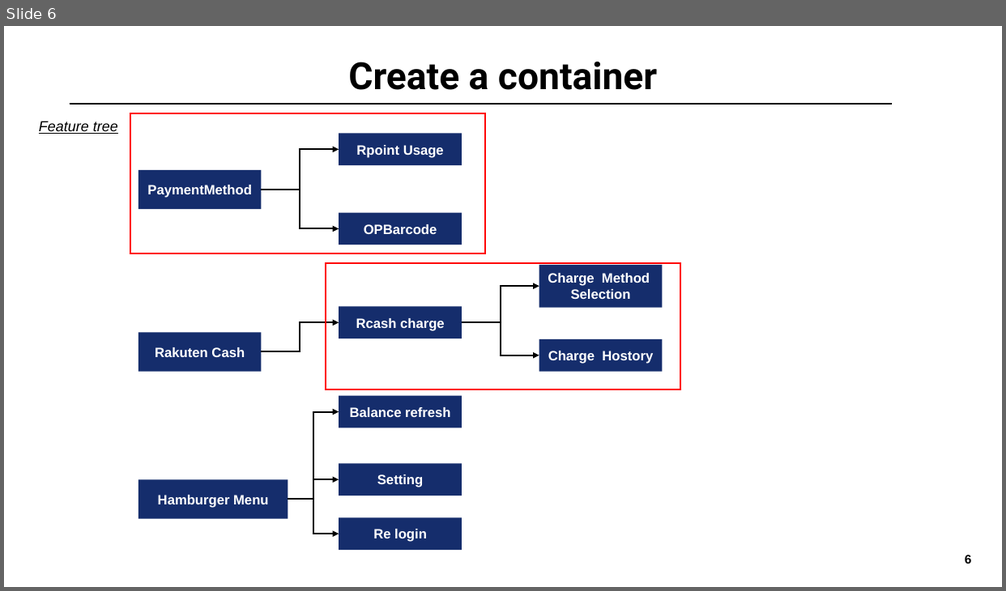
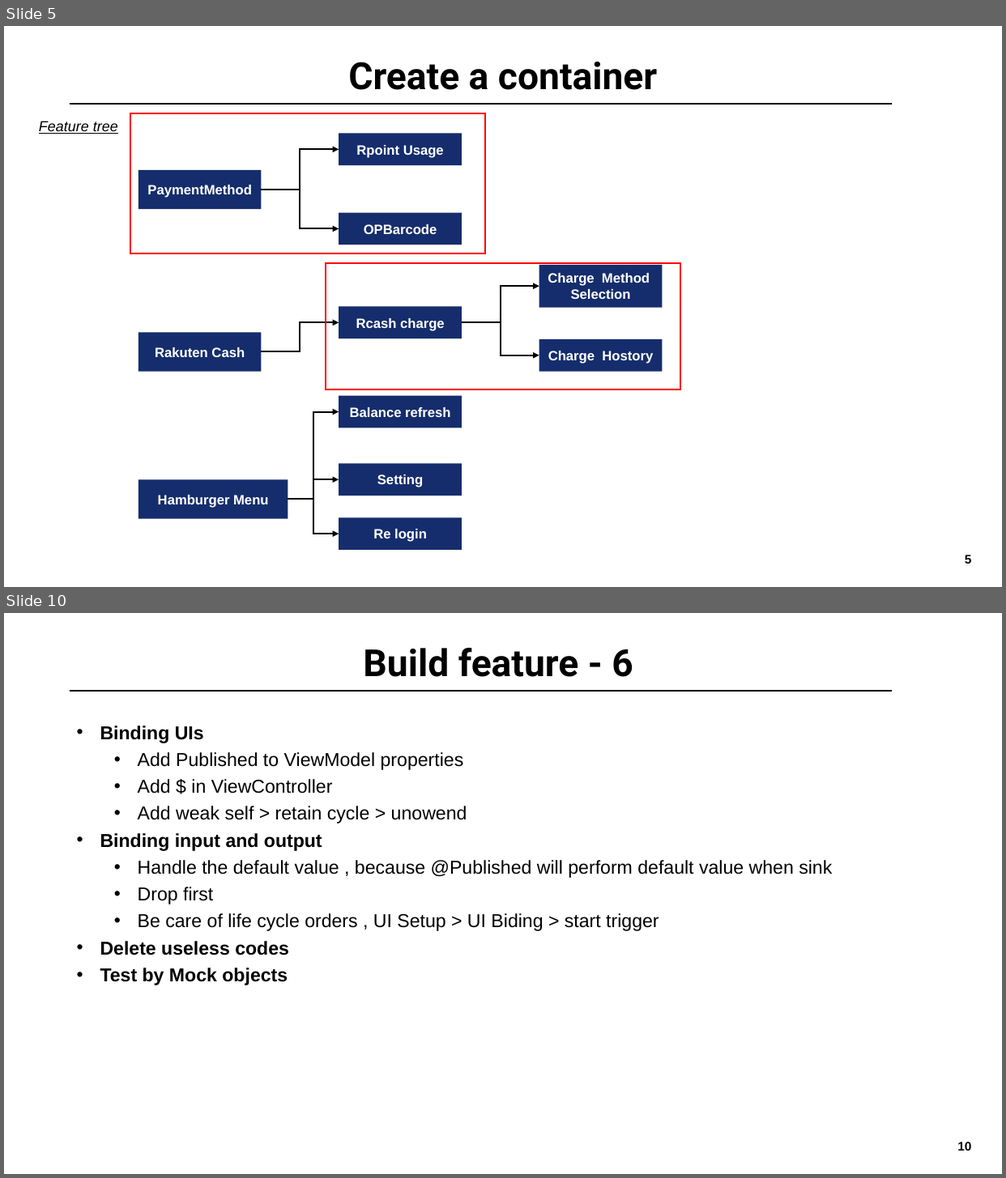
Before and after one commit to ck2shine/MVVMC-Sample, a slide deck: MVVM-Clean-Migration/Guidence.pptx. Shown one above the other, each under a label of ours: slide 6 before the commit, slides 5 and 10 after it; the slides between them are not shown. The pictures are 1006x591 and 1006x1178 pixels, drawn with LibreOffice and Linux fonts; fonts in the diff are those of the drawing; background and template pictures are left out. Boxes give left, top, right and bottom in pixels: in the first picture for what was removed or moved away, otherwise in the second. Text is boxed around its words. In the diff, an @@ line names an element or a change of style, - is before the commit and + after.

```diff
--- a/MVVM-Clean-Migration/Guidence.pptx
+++ b/MVVM-Clean-Migration/Guidence.pptx
@@ slide 10 added at <box>4,613,1002,1174</box>, background #FFFFFF; not listed: 1 template element that a slide beside it also shows @@
@@ title added at <box>363,648,633,677</box>, 36 pt, text #000000, bold @@
+Build feature - 6
@@ line added from (69, 691) to (892, 691), #000000 1 pt @@
@@ text added at <box>100,726,832,986</box>, 18 pt, text #000000 @@
+• Binding UIs
+  • Add Published to ViewModel properties
+  • Add $ in ViewController
+  • Add weak self > retain cycle > unowend
+• Binding input and output
+  • Handle the default value , because @Published will perform default value when sink
+  • Drop first
+  • Be care of life cycle orders , UI Setup > UI Biding > start trigger
+• Delete useless codes
+• Test by Mock objects
@@ what was slide 6 is now slide 5 @@
```
Also in this commit, not shown: 8 other slides added.
